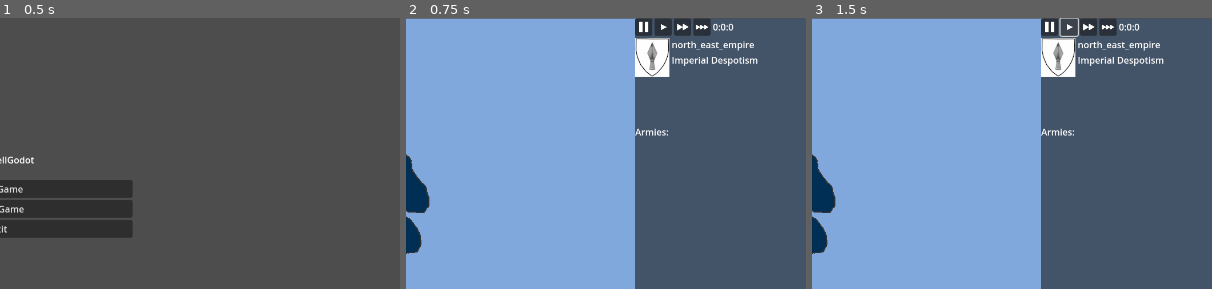
Above: before the commit, frames 1-3 (left to right).
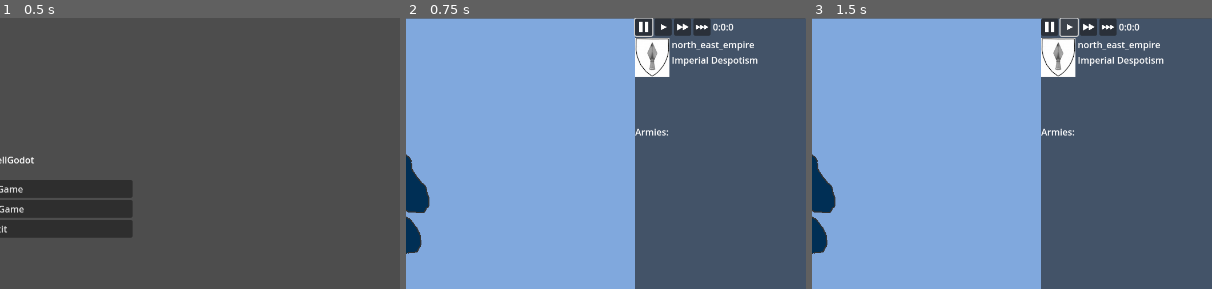
Above: after the commit, the same moments.

Repository: code-11/StormCell
Game: Godot game, scene res://testing.tscn
Two runs of this game, one before a commit and one after it. Both use one fixed random seed, a clock stepped at 60 frames per second and the inputs below.
Inputs (mouse positions are % of the whole screen's width and height, from its top left):
- Up to frame 1 (0.5 s): no input
- Up to frame 2 (0.75 s): click "New Game" at 0.5 s
- Up to frame 3 (1.5 s): click (82, 2) at 1.25 s
The pictures show only the part of the screen within x 50-100%, y 0-50%; the shares and areas given below are measured in that part.

Frame 1 is identical in both runs. In frame 2, less than 0.1% of the frame differs, in the area x 57-62%, y 0-8%; in frame 3, nothing differs.

Commit message:
Most of the way through moving armies

Diff:
--- a/stormCellGodot/ArmyGuiItem.gd
+++ b/stormCellGodot/ArmyGuiItem.gd
@@ -10,9 +10,18 @@
 var stance_lbl=null
 var actions_box=null
 
+var move_btn=null
+
+var the_map=null
+
+signal moving_army(army)
+
 func set_army_stance(army,stance,lbl):
 	army.stance=stance
 	lbl.text=the_army.get_stance_as_str()
+
+func set_army_as_moving(army, the_map):
+	the_map.set_map_click_mode_to_move_army(army)
 
 func _init(a_army):
 	the_army=a_army
@@ -48,7 +57,7 @@
 	var pacify_btn = StanceButton.new(SCConstants.Stance.PACIFY,btn_group,Vector2(30,30),"res://images/fist-down.jpg")
 	var raiding_btn = StanceButton.new(SCConstants.Stance.RAIDING,btn_group,Vector2(30,30),"res://images/fire.jpg")
 	var guerilla_btn = StanceButton.new(SCConstants.Stance.GUERILLA,btn_group,Vector2(30,30),"res://images/mask.jpg")
-	var move_btn = StanceButton.new(SCConstants.Stance.MOVING,btn_group,Vector2(30,30),"res://images/move.jpg")
+	move_btn = StanceButton.new(SCConstants.Stance.MOVING,btn_group,Vector2(30,30),"res://images/move.jpg")
 
 	aggressive_btn.pressed.connect(func():set_army_stance(the_army,aggressive_btn.stance,stance_lbl))
 	defensive_btn.pressed.connect(func():set_army_stance(the_army,defensive_btn.stance,stance_lbl))
@@ -70,9 +79,11 @@
 	add_child(actions_box)
 
 func _ready():
+	the_map=get_node("root/TheGame/GuiCtrl/TheMap")
+	move_btn.pressed.connect(func():set_army_as_moving(the_army,the_map))
+
+
 	for child in actions_box.get_children():
 		if child.stance==the_army.stance:
-			#This doesn't work for some reason...
 			child.button_pressed=true
-			#child.emit_signal("pressed")
 			child.grab_focus()
--- a/stormCellGodot/MapLoader.gd
+++ b/stormCellGodot/MapLoader.gd
@@ -6,9 +6,16 @@
 var SELECTED_BORDER_COLOR="#FF0000"
 
 var TERRAIN_COLORS_PATH="res://data/terrain_colors.json"
-#func get_clicked_region(point):
-	#
-	#print(Geometry2D.is_point_in_polygon(point,poly))
+
+enum MAP_CLICK_MODE{INFO, MOVE_ARMY}
+var cur_map_click_mode=MAP_CLICK_MODE.INFO
+
+var move_army_selected_army=null
+
+
+func set_map_click_mode_to_move_army(army):
+	cur_map_click_mode=MAP_CLICK_MODE.MOVE_ARMY
+	move_army_selected_army=army
 
 func unselect_region(region):
 	$regions.color_border(region,DEFAULT_BORDER_COLOR)
@@ -46,12 +53,20 @@
 func _input(event):
 	if event is InputEventMouseButton and event.pressed:
 		if event.button_index == MOUSE_BUTTON_LEFT:
-			var click_position: Vector2 = event.position
-			#var ff_poly=get_node("regions/41/poly-0").polygon
-			#print(Geometry2D.is_point_in_polygon(click_position,ff_poly))
-			var clicked_region=$regions.get_clicked_region(click_position)
-			if clicked_region!=null:
-				get_parent().set_selected_region(clicked_region)
+			if cur_map_click_mode== MAP_CLICK_MODE.INFO:
+				var click_position: Vector2 = event.position
+				#var ff_poly=get_node("regions/41/poly-0").polygon
+				#print(Geometry2D.is_point_in_polygon(click_position,ff_poly))
+				var clicked_region=$regions.get_clicked_region(click_position)
+				if clicked_region!=null:
+					get_parent().set_selected_region(clicked_region)
+			elif cur_map_click_mode==MAP_CLICK_MODE.MOVE_ARMY:
+				var click_position: Vector2 = event.position
+				var clicked_region=$regions.get_clicked_region(click_position)
+				if clicked_region!=null:
+					#TODO Also set army as locked for a bit
+					$regions.move_army(move_army_selected_army,clicked_region)
+					cur_map_click_mode==MAP_CLICK_MODE.INFO
 
 func load_map():
 	$regions.create_regions($nations.get_region_to_starting_nation())
--- a/stormCellGodot/RegionGeoLoader.gd
+++ b/stormCellGodot/RegionGeoLoader.gd
@@ -164,6 +164,17 @@
 	for border in borders:
 		border.default_color=Color.html(color_hex)
 
+func find_army_region(army_node):
+	#TODO HMMMM
+	return army_node.get_parent()
+
+func move_army(army,destination_region):
+	var army_cur_region = find_army_region(army)
+	army_cur_region.remove_child(army)
+	var bb_center=get_bb_center(get_region_bb(destination_region))
+	army.position=Vector2(bb_center[0],bb_center[1])
+	destination_region.add_child(army)
+
 func attach_army(army_node,region):
 	for child_region in get_children():
 		if child_region.name == region:
--- a/stormCellGodot/TheGame.gd
+++ b/stormCellGodot/TheGame.gd
@@ -29,6 +29,9 @@
 func get_armies(region):
 	return $GuiCtrl.get_armies(region)
 
+func move_army_to(army, region):
+	pass
+
 # Called when the node enters the scene tree for the first time.
 func _ready():
 	player_nation=read_player_nation()
--- a/stormCellGodot/TimeControls.gd
+++ b/stormCellGodot/TimeControls.gd
@@ -56,3 +56,5 @@
 	$Play.set_speed_play.connect(_on_speed_set_play)
 	$Play_2.set_speed_play_2.connect(_on_speed_set_play_2)
 	$Play_3.set_speed_play_3.connect(_on_speed_set_play_3)
+	$Pause.button_pressed=true
+	$Pause.grab_focus()
--- a/stormCellGodot/sc_ui/GuiCtrl.gd
+++ b/stormCellGodot/sc_ui/GuiCtrl.gd
@@ -1,7 +1,8 @@
 extends Node
 
 var selected_region=null
-var map_mode="pol"
+var map_color_mode="pol" # Or "terrain"
+
 
 func set_selected_region(region):
 	#reset previous selected region's border color
@@ -16,8 +17,8 @@
 	var armies = $TheMap.get_armies(region)
 	$ThePanel.set_armies(armies)
 
-func set_map_mode(new_mode):
-	map_mode=new_mode
+func set_map_color_mode(new_mode):
+	map_color_mode=new_mode
 	$TheMap.set_color_mode(new_mode)
 
 func set_player_nation(player_nation):
@@ -31,4 +32,4 @@
 
 func load_map():
 	$TheMap.load_map()
-	set_map_mode("pol")
+	set_map_color_mode("pol")
